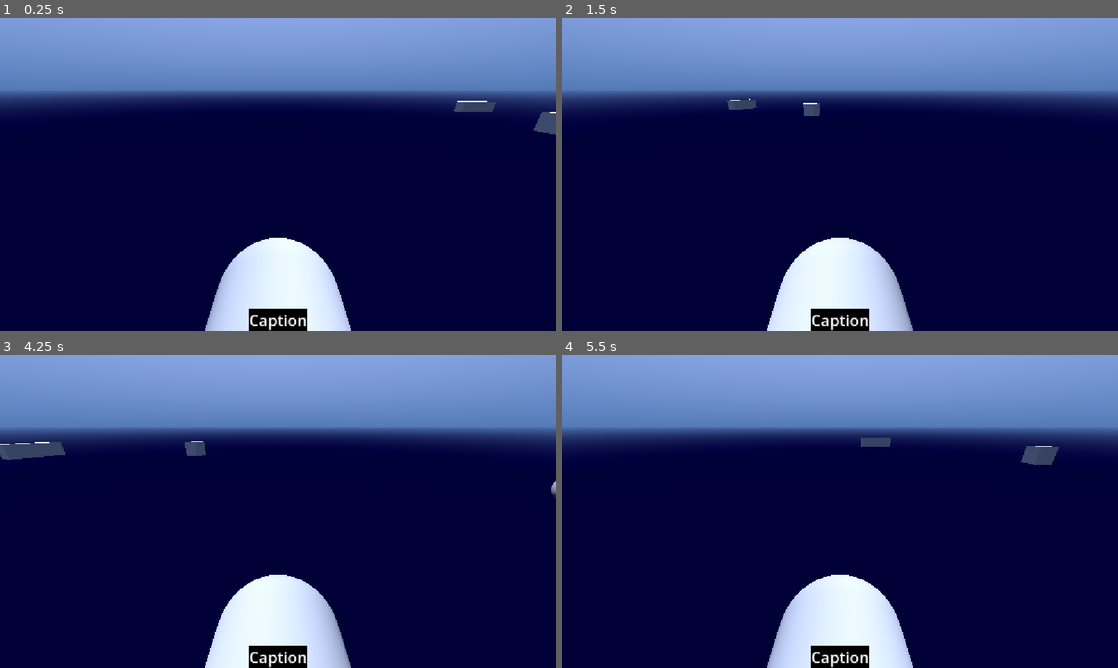
Above: before the commit, frames 1-4 (two rows, left to right).
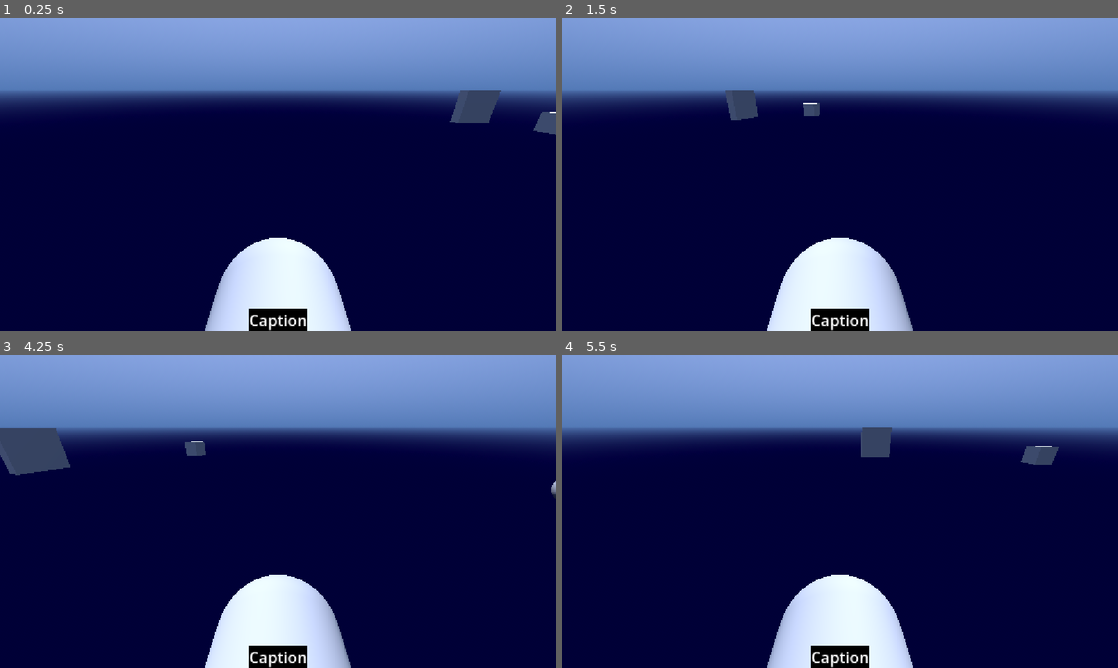
Above: after the commit, the same moments.

Repository: PeterDrake/yachtsinkers
Game: Godot game, scene res://yachtsinkers.tscn
Same seed, same stepped clock (60 frames per second), same inputs: the game is played once before the commit and once after it. Sound files missing from this copy of the repository are replaced by a short silence.
Inputs:
- Up to frame 1 (0.25 s): no input
- Up to frame 2 (1.5 s): tap Enter (ui_accept) at 0.5, 0.77, 0.8, 1.07, 1.35 s; hold Right (right) 0.53-1.28 s; tap Space (space) at 0.6 s; hold Down (ui_down) from 1.28 s (still down)
- Up to frame 3 (4.25 s): tap Enter (ui_accept) at 1.52, 1.82, 2.3, 3.02, 3.32, 3.77, 3.8, 4.07 s; tap Space (space) at 1.55, 2.85, 3.6 s; release Down (ui_down) at 2.03 s; hold Right (right) 2.03-2.78 s; tap 1 (bite) at 2.1 s; hold Up (forward) 2.78-3.53 s; hold Left (left) from 3.53 s (still down)
- Up to frame 4 (5.5 s): tap Enter (ui_accept) at 4.35, 4.52, 4.82, 5.3 s; tap Space (space) at 4.55 s; release Left (left) at 5.03 s; hold Down (ui_down) from 5.03 s (still down); tap 1 (bite) at 5.1 s

The runs differ from the first frame. In frame 1, 0.4% of the frame differs, in the area x 80-91%, y 23-34%; in frame 2, 0.3%; in frame 3, 0.9%, in the area x 0-13%, y 23-39%; in frame 4, 0.3%.
Error in both runs: Out of bounds get index '0' (on base: 'PackedStringArray') (res://speech.gd:3)

Commit message:
Yacht is taller

Diff:
--- a/orca.gd
+++ b/orca.gd
@@ -20,29 +20,3 @@
 	var distance := position.distance_to(player.position)
 	await get_tree().create_timer(distance / 10.0).timeout
 	$SonarSound.play()
-
-#const SPEED = 5.0
-#const JUMP_VELOCITY = 4.5
-#
-#
-#func _physics_process(delta: float) -> void:
-	## Add the gravity.
-	#if not is_on_floor():
-		#velocity += get_gravity() * delta
-#
-	## Handle jump.
-	#if Input.is_action_just_pressed("ui_accept") and is_on_floor():
-		#velocity.y = JUMP_VELOCITY
-#
-	## Get the input direction and handle the movement/deceleration.
-	## As good practice, you should replace UI actions with custom gameplay actions.
-	#var input_dir := Input.get_vector("ui_left", "ui_right", "ui_up", "ui_down")
-	#var direction := (transform.basis * Vector3(input_dir.x, 0, input_dir.y)).normalized()
-	#if direction:
-		#velocity.x = direction.x * SPEED
-		#velocity.z = direction.z * SPEED
-	#else:
-		#velocity.x = move_toward(velocity.x, 0, SPEED)
-		#velocity.z = move_toward(velocity.z, 0, SPEED)
-#
-	#move_and_slide()
--- a/speech.gd
+++ b/speech.gd
@@ -4,5 +4,5 @@
 
 @onready var caption := get_node("/root/YachtSinkers/Caption")
 
-func say(text: String, interrupt=false) -> void:
+func say(text: String) -> void:
 	caption.text = text
--- a/yacht.tscn
+++ b/yacht.tscn
@@ -7,9 +7,10 @@
 [ext_resource type="AudioStream" uid="uid://dciw02s0fl8cs" path="res://yacht_destruction.wav" id="4_m36ax"]
 
 [sub_resource type="BoxShape3D" id="BoxShape3D_o76c1"]
-size = Vector3(1, 1, 3)
+size = Vector3(1, 3, 3)
 
 [sub_resource type="BoxMesh" id="BoxMesh_dcxyd"]
+size = Vector3(1, 3, 3)
 
 [node name="Yacht" type="CharacterBody3D" unique_id=764160128]
 script = ExtResource("1_rsqnq")
@@ -18,7 +19,6 @@
 shape = SubResource("BoxShape3D_o76c1")
 
 [node name="MeshInstance3D" type="MeshInstance3D" parent="." unique_id=718199581]
-transform = Transform3D(0.949, 0, 0, 0, 0.949, 0, 0, 0, 3, 0, 0, 0)
 mesh = SubResource("BoxMesh_dcxyd")
 
 [node name="RudderSound" type="AudioStreamPlayer3D" parent="." unique_id=1659163169]
